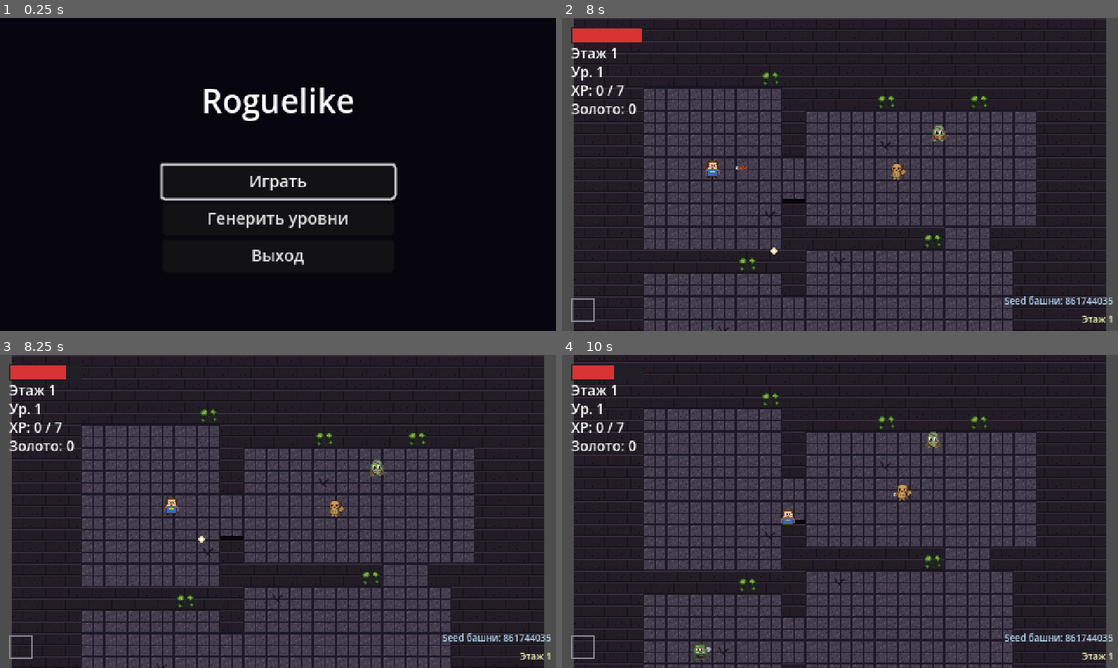
Above: before the commit, frames 1-4 (two rows, left to right).
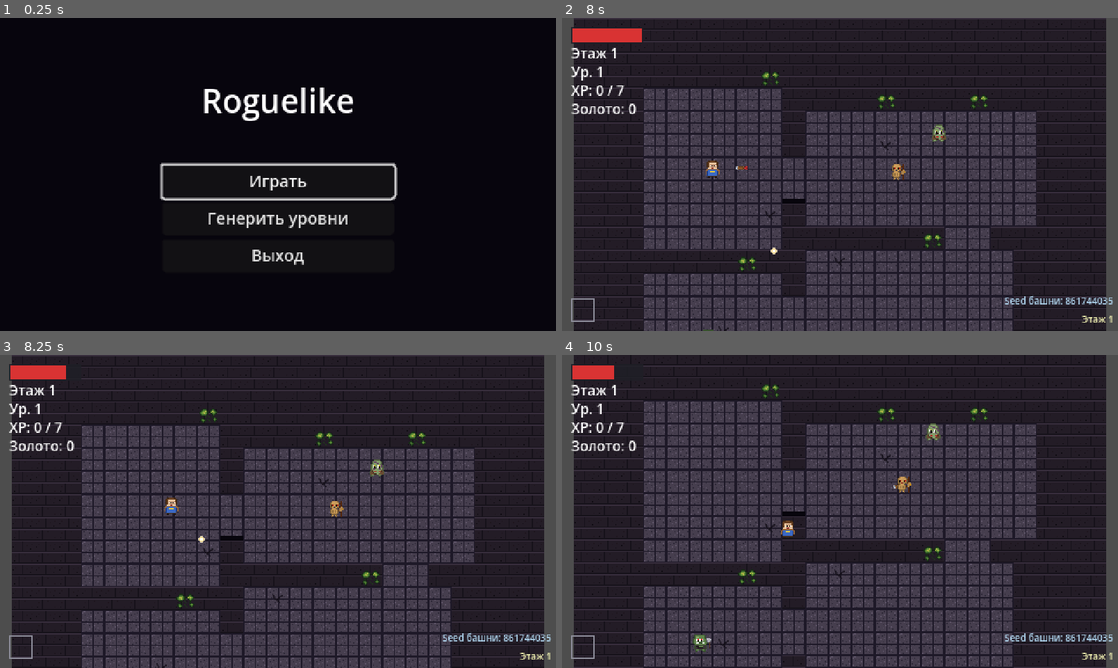
Above: after the commit, the same moments.

Repository: slartus/roguelike-game
Game: Godot game, scene res://scenes/ui/title_screen.tscn
Two runs of this game, one before a commit and one after it. Both use one fixed random seed, a clock stepped at 60 frames per second and the inputs below.
Inputs (mouse positions are in pixels of both pictures, inside the frame that each line leads up to):
- Up to frame 1 (0.25 s): no input
- Up to frame 2 (8 s): click "Играть" at 0.5 s; tap Enter (ui_accept) at 1.25, 1.52, 4.52 s; move the mouse to (812, 237) at 1.27 s; press the mouse at (812, 237) at 1.28 s; hold W (move_up) 1.28-2 s; release the mouse at (812, 237) at 2 s; drag from (1006, 221) to (756, 168) at 2.02 s; move the mouse to (673, 127) at 2.77 s; hold A (move_left) 2.78-3.5 s; tap Alt at 2.85, 5.85 s; drag from (867, 174) to (673, 127) at 3.52 s; move the mouse to (756, 96) at 4.27 s; press the mouse at (756, 96) at 4.28 s; hold S (move_down) 4.28-5 s; release the mouse at (756, 96) at 5 s; drag from (962, 158) to (756, 96) at 5.02 s; move the mouse to (728, 190) at 5.77 s; hold W (move_up) 5.78-6.5 s; click (728, 190) at 5.92 s; click "Играть" at 6.5 s; drag from (895, 105) to (728, 190) at 7.27 s
- Up to frame 3 (8.25 s): move the mouse to (250, 574) at 8.02 s; press the mouse at (250, 574) at 8.03 s; hold D (move_right) from 8.03 s (still down)
- Up to frame 4 (10 s): tap Enter (ui_accept) at 8.27 s; release D (move_right) at 8.75 s; release the mouse at (812, 574) at 8.75 s; drag from (1006, 558) to (789, 514) at 8.77 s; move the mouse to (673, 464) at 9.52 s; hold S (move_down) from 9.53 s (still down); tap Alt at 9.6 s

Frames 1-3 are identical in both runs. In frame 4, 23% of the frame differs, in the area x 2-98%, y 2-100%.

Commit message:
feat(dungeon): cap-tiles — верхний ряд толстых стен без коллизии
Стены толщиной 2+ tile теперь имеют walkable «козырёк» — верхний ряд
рендерится как Polygon2D без StaticBody2D. Персонаж и враги могут
визуально «зайти» под кромку сверху вниз на 1 tile → эффект глубины
top-down. Пули тоже пролетают (консистентно с walkability).

_wall_kind_at классифицирует tile как cap (сверху floor, снизу wall)
или solid. _build_walls делает два прохода по каждому row (cap и solid
merge раздельно — разные Godot-объекты). _build_astar_grid помечает
cap проходимым, solid — solid.

Drive-by: pre-existing parse errors в test_dungeon_generator.gd
(inference of Rect2i local vars) — минимальный fix типизации, иначе
suite не парсился.

Тесты: cap классификация, astar cap/solid, walls_root heterogeneous.

Co-Authored-By: Claude Opus 4.7 (1M context) <noreply@anthropic.com>

Diff:
--- a/scenes/dungeon/floor.gd
+++ b/scenes/dungeon/floor.gd
@@ -108,23 +108,50 @@
 	_floors_root.add_child(poly)
 
 func _build_walls() -> void:
+	# Каждая wall-tile может быть двух видов:
+	# - solid — обычная стена с коллизией.
+	# - overlap-cap — верхний ряд толстой (2+ tile) горизонтальной стены,
+	#   где сверху комната/коридор, а снизу ещё wall. Рендерится визуально
+	#   как стена (сохраняем «глубину» дизайна), но коллизии не имеет —
+	#   персонаж и враги могут визуально «зайти» под верхнюю кромку стены
+	#   на 1 tile сверху вниз, что создаёт effect глубины top-down.
+	# Merge горизонтальных span'ов идёт отдельно для каждого вида — они
+	# разные Godot-объекты (StaticBody2D vs pure Polygon2D).
 	var bounds := layout.floor_bounds
 	var cols := int(ceil(float(bounds.size.x) / TILE_SIZE))
 	var rows := int(ceil(float(bounds.size.y) / TILE_SIZE))
 	for row in rows:
-		var span_start := -1
-		for col in cols:
-			var tile_center := Vector2i(col * TILE_SIZE + TILE_SIZE / 2, row * TILE_SIZE + TILE_SIZE / 2)
-			var is_wall := _is_wall_at(tile_center)
-			if is_wall:
-				if span_start == -1:
-					span_start = col
-			else:
-				if span_start >= 0:
-					_create_wall_span(span_start, col, row)
-					span_start = -1
-		if span_start >= 0:
-			_create_wall_span(span_start, cols, row)
+		_build_wall_row(row, cols, "solid")
+		_build_wall_row(row, cols, "cap")
+
+func _build_wall_row(row: int, cols: int, kind: String) -> void:
+	var span_start := -1
+	for col in cols:
+		if _wall_kind_at(col, row) == kind:
+			if span_start == -1:
+				span_start = col
+		else:
+			if span_start >= 0:
+				_create_wall_span(span_start, col, row, kind)
+				span_start = -1
+	if span_start >= 0:
+		_create_wall_span(span_start, cols, row, kind)
+
+func _wall_kind_at(col: int, row: int) -> String:
+	# "solid" — обычная стена, есть коллизия. "cap" — верхний ряд толстой
+	# стены (сверху комната/коридор, снизу ещё wall), только визуал.
+	# "" (пустая строка) — не wall (пол).
+	var center := Vector2i(col * TILE_SIZE + TILE_SIZE / 2, row * TILE_SIZE + TILE_SIZE / 2)
+	if not _is_wall_at(center):
+		return ""
+	var above := center + Vector2i(0, -TILE_SIZE)
+	var below := center + Vector2i(0, TILE_SIZE)
+	var bounds := layout.floor_bounds
+	var above_is_floor := above.y >= 0 and not _is_wall_at(above)
+	var below_is_wall := below.y < bounds.size.y and _is_wall_at(below)
+	if above_is_floor and below_is_wall:
+		return "cap"
+	return "solid"
 
 func _is_wall_at(point: Vector2i) -> bool:
 	for room in layout.rooms:
@@ -135,37 +162,45 @@
 			return false
 	return true
 
-func _create_wall_span(col_start: int, col_end: int, row: int) -> void:
-	var body := StaticBody2D.new()
+func _create_wall_span(col_start: int, col_end: int, row: int, kind: String) -> void:
 	var span_width := TILE_SIZE * (col_end - col_start)
 	var shape_size := Vector2(span_width, TILE_SIZE)
-	var body_pos := Vector2(col_start * TILE_SIZE + span_width / 2.0, row * TILE_SIZE + TILE_SIZE / 2.0)
-	body.position = body_pos
+	var origin_pos := Vector2(col_start * TILE_SIZE + span_width / 2.0, row * TILE_SIZE + TILE_SIZE / 2.0)
+	var half := shape_size / 2.0
+	var points := PackedVector2Array([
+		-half,
+		Vector2(half.x, -half.y),
+		half,
+		Vector2(-half.x, half.y),
+	])
+	# UV на основе абсолютной позиции стены — соседние span-ы бесшовно
+	# продолжают кирпичную кладку.
+	var abs_origin := origin_pos - half
+	var uv := PackedVector2Array([
+		abs_origin,
+		abs_origin + Vector2(shape_size.x, 0),
+		abs_origin + shape_size,
+		abs_origin + Vector2(0, shape_size.y),
+	])
+	var visual := Polygon2D.new()
+	visual.polygon = points
+	visual.uv = uv
+	visual.texture = WALL_TEXTURE
+	visual.texture_repeat = CanvasItem.TEXTURE_REPEAT_ENABLED
+	if kind == "cap":
+		# Cap-tile: только визуал, без body/collision. Позиция ставится на
+		# Polygon2D напрямую, потому что нет обёртки-body.
+		visual.position = origin_pos
+		_walls_root.add_child(visual)
+		return
+	# solid: StaticBody2D + collision + visual (child).
+	var body := StaticBody2D.new()
+	body.position = origin_pos
 	var collision := CollisionShape2D.new()
 	var rect_shape := RectangleShape2D.new()
 	rect_shape.size = shape_size
 	collision.shape = rect_shape
 	body.add_child(collision)
-	var half := shape_size / 2.0
-	var visual := Polygon2D.new()
-	var points := PackedVector2Array([
-		-half,
-		Vector2(half.x, -half.y),
-		half,
-		Vector2(-half.x, half.y),
-	])
-	visual.polygon = points
-	# UV на основе абсолютной позиции стены — соседние span-ы бесшовно
-	# продолжают кирпичную кладку.
-	var abs_origin := body_pos - half
-	visual.uv = PackedVector2Array([
-		abs_origin,
-		abs_origin + Vector2(shape_size.x, 0),
-		abs_origin + shape_size,
-		abs_origin + Vector2(0, shape_size.y),
-	])
-	visual.texture = WALL_TEXTURE
-	visual.texture_repeat = CanvasItem.TEXTURE_REPEAT_ENABLED
 	body.add_child(visual)
 	_walls_root.add_child(body)
 
@@ -232,8 +267,10 @@
 	astar_grid.update()
 	for row in rows:
 		for col in cols:
-			var tile_center := Vector2i(col * TILE_SIZE + TILE_SIZE / 2, row * TILE_SIZE + TILE_SIZE / 2)
-			if _is_wall_at(tile_center):
+			# Cap-tile — верхний ряд толстой стены, только визуал без
+			# коллизии. Для pathfinding он проходим, иначе враги не смогут
+			# «зайти» под кромку так же как игрок.
+			if _wall_kind_at(col, row) == "solid":
 				astar_grid.set_point_solid(Vector2i(col, row), true)
 
 func _place_door() -> void:
--- a/test/unit/test_dungeon_generator.gd
+++ b/test/unit/test_dungeon_generator.gd
@@ -38,7 +38,7 @@
 func test_player_start_is_in_top_left_room() -> void:
 	# Top-left = argmin(position.x + position.y)
 	var layout = _gen.generate(42, 4, false)
-	var target := layout.rooms[0]
+	var target: Rect2i = layout.rooms[0]
 	for room in layout.rooms:
 		if room.position.x + room.position.y < target.position.x + target.position.y:
 			target = room
@@ -48,7 +48,7 @@
 func test_exit_is_in_bottom_right_room() -> void:
 	# Bottom-right = argmax(end.x + end.y)
 	var layout = _gen.generate(42, 4, false)
-	var target := layout.rooms[0]
+	var target: Rect2i = layout.rooms[0]
 	for room in layout.rooms:
 		if room.end.x + room.end.y > target.end.x + target.end.y:
 			target = room
--- /dev/null
+++ b/test/unit/test_wall_overlap.gd
@@ -0,0 +1,96 @@
+extends GutTest
+
+# Стены толщиной 2+ tile имеют «cap» — верхний ряд без коллизии, чтобы
+# персонаж и враги могли зайти под визуальную верхушку сверху вниз на
+# 1 tile (эффект глубины top-down). Тесты проверяют:
+# - _wall_kind_at правильно классифицирует cap vs solid;
+# - в реальном layout встречается хотя бы один cap tile;
+# - _walls_root содержит смесь StaticBody2D (solid) и «голых» Polygon2D (cap);
+# - AStarGrid pathfinding помечает cap tiles проходимыми.
+
+const FloorScene = preload("res://scenes/dungeon/floor.tscn")
+
+func _spawn_floor():
+	# Floor рассчитывает layout из GameState.tower_seed. Устанавливаем
+	# известный seed чтобы тест был детерминированным.
+	GameState.tower_seed = 42
+	GameState.current_floor_number = 4
+	var floor_node = FloorScene.instantiate()
+	add_child_autofree(floor_node)
+	return floor_node
+
+func test_wall_kind_at_returns_cap_for_top_row_of_thick_wall() -> void:
+	var f = _spawn_floor()
+	await get_tree().process_frame
+	# Ищем любой tile который классифицируется как cap: сверху floor,
+	# снизу wall. Толстые (2+ tile) стены встречаются при inset=2 на этаже 4.
+	var bounds = f.layout.floor_bounds
+	var cols = int(ceil(float(bounds.size.x) / f.TILE_SIZE))
+	var rows = int(ceil(float(bounds.size.y) / f.TILE_SIZE))
+	var found_cap := false
+	for row in rows:
+		for col in cols:
+			if f._wall_kind_at(col, row) == "cap":
+				found_cap = true
+				# Проверить инвариант: сверху — не wall (floor), снизу — wall.
+				var above := Vector2i(col * f.TILE_SIZE + f.TILE_SIZE / 2, (row - 1) * f.TILE_SIZE + f.TILE_SIZE / 2)
+				var below := Vector2i(col * f.TILE_SIZE + f.TILE_SIZE / 2, (row + 1) * f.TILE_SIZE + f.TILE_SIZE / 2)
+				assert_false(f._is_wall_at(above),
+					"cap tile @(%d,%d): tile сверху должен быть floor" % [col, row])
+				assert_true(f._is_wall_at(below),
+					"cap tile @(%d,%d): tile снизу должен быть wall" % [col, row])
+				break
+		if found_cap:
+			break
+	assert_true(found_cap,
+		"на floor 4 должна встречаться хотя бы одна 2+ tile стена с cap")
+
+func test_astar_marks_cap_tiles_as_walkable() -> void:
+	# Cap-tile проходим для pathfinding — иначе враги-ranged не смогут
+	# «зайти» под кромку так же как игрок.
+	var f = _spawn_floor()
+	await get_tree().process_frame
+	var bounds = f.layout.floor_bounds
+	var cols = int(ceil(float(bounds.size.x) / f.TILE_SIZE))
+	var rows = int(ceil(float(bounds.size.y) / f.TILE_SIZE))
+	var checked_any := false
+	for row in rows:
+		for col in cols:
+			if f._wall_kind_at(col, row) == "cap":
+				assert_false(f.astar_grid.is_point_solid(Vector2i(col, row)),
+					"cap tile @(%d,%d) должен быть проходим в astar_grid" % [col, row])
+				checked_any = true
+	assert_true(checked_any,
+		"должен встретиться хотя бы один cap tile для проверки")
+
+func test_astar_marks_solid_walls_as_solid() -> void:
+	# Обычные (solid) wall tiles должны блокировать pathfinding.
+	var f = _spawn_floor()
+	await get_tree().process_frame
+	var bounds = f.layout.floor_bounds
+	var cols = int(ceil(float(bounds.size.x) / f.TILE_SIZE))
+	var rows = int(ceil(float(bounds.size.y) / f.TILE_SIZE))
+	for row in rows:
+		for col in cols:
+			if f._wall_kind_at(col, row) == "solid":
+				assert_true(f.astar_grid.is_point_solid(Vector2i(col, row)),
+					"solid wall @(%d,%d) должен быть solid в astar" % [col, row])
+				return
+	fail_test("должен встретиться хотя бы один solid wall для проверки")
+
+func test_walls_root_contains_both_bodies_and_bare_visuals() -> void:
+	# Cap-тайлы рендерятся как «голый» Polygon2D (без body), solid-тайлы
+	# — как StaticBody2D с child Polygon2D.
+	var f = _spawn_floor()
+	await get_tree().process_frame
+	var has_body := false
+	var has_bare_visual := false
+	for child in f._walls_root.get_children():
+		if child is StaticBody2D:
+			has_body = true
+		elif child is Polygon2D:
+			has_bare_visual = true
+	assert_true(has_body,
+		"solid стены должны быть StaticBody2D")
+	assert_true(has_bare_visual,
+		"cap tiles должны быть чистыми Polygon2D в _walls_root")
Not shown, changed: docs/gamedesign/dungeon.md
